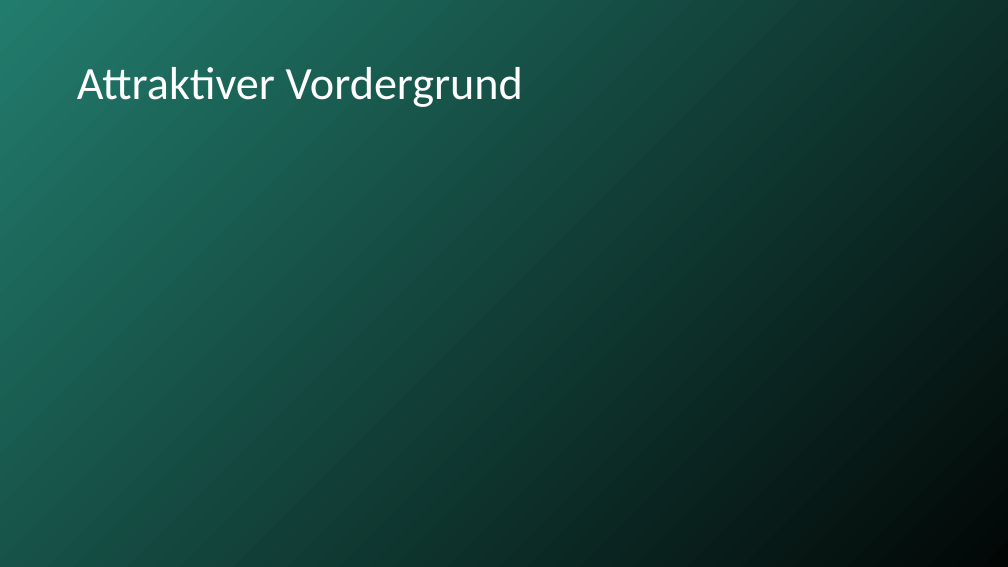
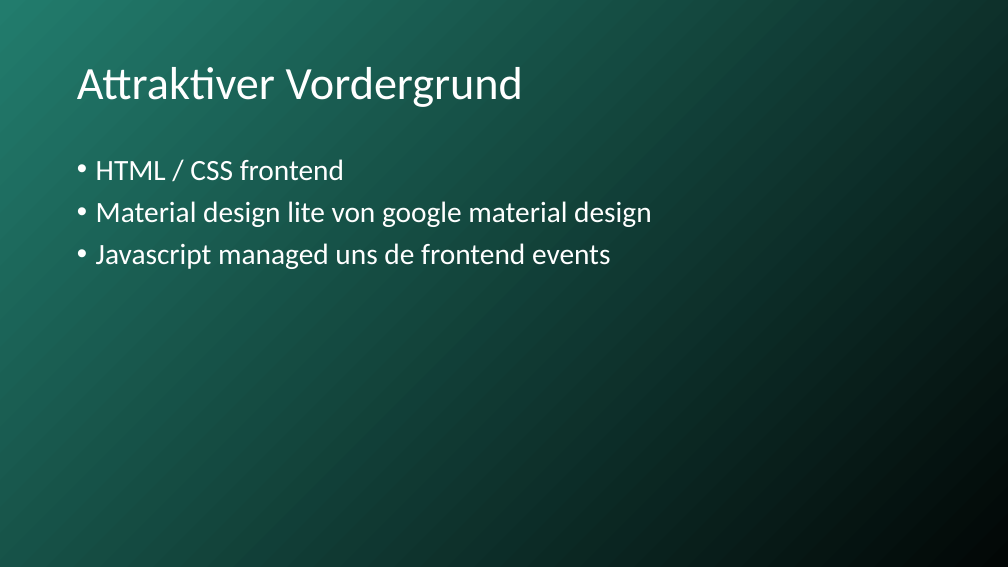
Before and after one commit to Florian-Fritzl-FH-Hagenberg/whoopleFH, a slide deck: slide 5 of pro3praes.pptx (slide 6 before the commit). Drawn at 1008x567 pixels with LibreOffice and Linux fonts; fonts in the diff are those of the drawing. Boxes give left, top, right and bottom in pixels: in the first picture for what was removed or moved away, otherwise in the second. Text is boxed around its words. In the diff, an @@ line names an element or a change of style, - is before the commit and + after.

```diff
--- a/pro3praes.pptx
+++ b/pro3praes.pptx
@@ text added at [96,159,651,269], 28 pt, text #FFFFFF @@
+• HTML / CSS frontend
+• Material design lite von google material design
+• Javascript managed uns de frontend events
```
Also in this commit, not shown: 1 other slide changed, 6 slides added, 5 slides removed.
